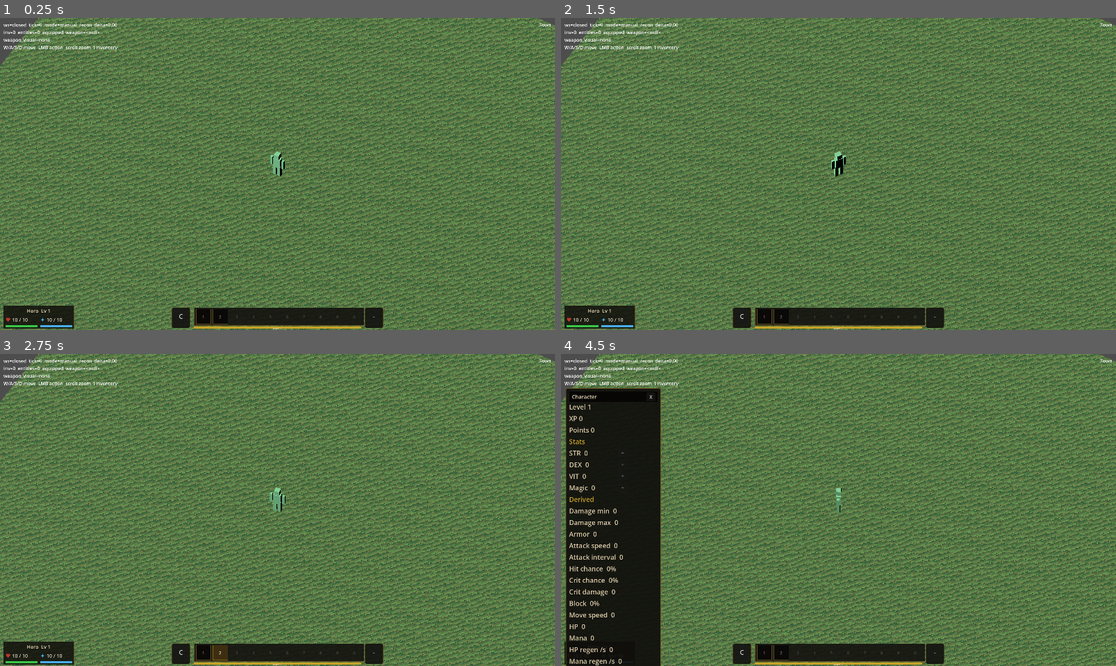
Above: before the commit, frames 1-4 (two rows, left to right).
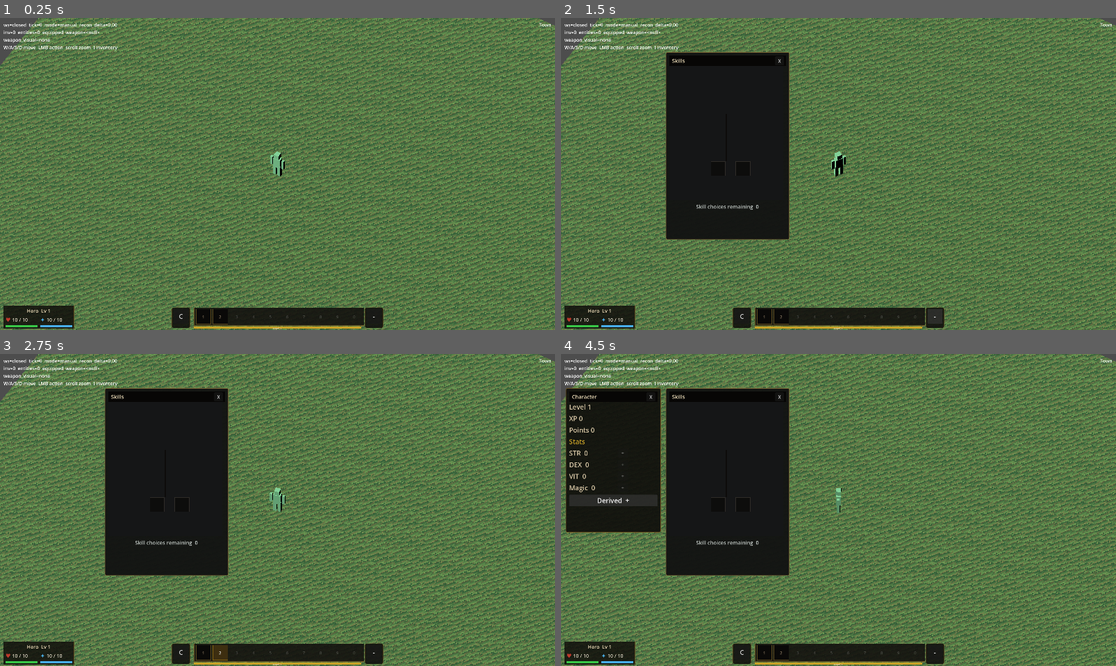
Above: after the commit, the same moments.

Repository: mmandrille/arpg-dev
Game: Godot game, scene res://scenes/main.tscn
Same seed, same stepped clock (60 frames per second), same inputs: the game is played once before the commit and once after it.
Inputs (mouse positions are in pixels of both pictures, inside the frame that each line leads up to):
- Up to frame 1 (0.25 s): no input
- Up to frame 2 (1.5 s): click "1" at 0.5 s; click (932, 317) at 1.25 s, where only the run after the commit has a clickable "-"
- Up to frame 3 (2.75 s): click "2" at 2 s
- Up to frame 4 (4.5 s): click "C" at 2.75 s; click (610, 500) at 3.5 s, where only the run after the commit has a clickable "Derived +"; click (610, 500) at 4.25 s, where only the run after the commit has a clickable "Derived -"

The runs differ from the first frame. In frame 1, less than 0.1% of the frame differs, in the area x 67-68%, y 95-96%; in frame 2, 13%; in frame 3, 13%; in frame 4, 21%, in the area x 0-68%, y 10-100%.

Commit message:
feat(client): improve skill and stats panels

Diff:
--- a/client/scripts/character_stats_panel.gd
+++ b/client/scripts/character_stats_panel.gd
@@ -34,6 +34,9 @@
 var _stat_value_labels: Dictionary = {}
 var _stat_buttons: Dictionary = {}
 var _derived_labels: Dictionary = {}
+var _derived_toggle: Button
+var _derived_container: VBoxContainer
+var _derived_open: bool = false
 
 
 func _ready() -> void:
@@ -78,15 +81,17 @@
 			"disabled": btn == null or btn.disabled,
 		}
 	var derived_labels := {}
-	for key in _derived_labels.keys():
-		var label: Label = _derived_labels.get(key, null)
-		if label != null:
-			derived_labels[key] = label.text
+	if _derived_open:
+		for key in _derived_labels.keys():
+			var label: Label = _derived_labels.get(key, null)
+			if label != null:
+				derived_labels[key] = label.text
 	return {
 		"visible": visible,
 		"progression": progression.duplicate(true),
 		"allocation_enabled": allocation_enabled,
 		"stat_buttons": stat_buttons,
+		"derived_open": _derived_open,
 		"derived_labels": derived_labels,
 		"stat_breakdowns": _breakdowns_by_key(),
 		"window": _panel.get_debug_state() if _panel != null else {},
@@ -103,6 +108,11 @@
 func bot_click_close() -> void:
 	if _panel != null and _panel.close_button() != null:
 		_panel.close_button().pressed.emit()
+
+
+func bot_toggle_derived() -> void:
+	if _derived_toggle != null:
+		_derived_toggle.pressed.emit()
 
 
 func bot_drag_window_by(delta: Vector2) -> void:
@@ -156,11 +166,24 @@
 		_stat_buttons[stat] = btn
 		root.add_child(row)
 
-	root.add_child(_section_label("Derived"))
+	_derived_toggle = Button.new()
+	_derived_toggle.text = "Derived"
+	_derived_toggle.tooltip_text = "Toggle derived stats"
+	_derived_toggle.focus_mode = Control.FOCUS_NONE
+	_derived_toggle.custom_minimum_size = Vector2(180, 28)
+	_derived_toggle.add_theme_font_size_override("font_size", 23)
+	_derived_toggle.add_theme_color_override("font_color", Color("#c9a227"))
+	_derived_toggle.pressed.connect(_toggle_derived_stats)
+	root.add_child(_derived_toggle)
+
+	_derived_container = VBoxContainer.new()
+	_derived_container.add_theme_constant_override("separation", 3)
+	_derived_container.visible = _derived_open
+	root.add_child(_derived_container)
 	for key in DERIVED_LABELS.keys():
 		var label := _value_label()
 		_derived_labels[key] = label
-		root.add_child(label)
+		_derived_container.add_child(label)
 
 	_render()
 
@@ -179,6 +202,10 @@
 		if label != null:
 			label.text = "%s  %d" % [StatLabels.display_name(stat), int(base.get(stat, 0))]
 	var derived: Dictionary = progression.get("derived_stats", {})
+	if _derived_toggle != null:
+		_derived_toggle.text = "Derived  %s" % ("-" if _derived_open else "+")
+	if _derived_container != null:
+		_derived_container.visible = _derived_open
 	for key in DERIVED_LABELS.keys():
 		var label: Label = _derived_labels.get(key, null)
 		if label != null:
@@ -189,6 +216,11 @@
 
 func _on_stat_button_pressed(stat: String) -> void:
 	allocate_stat_requested.emit(stat)
+
+
+func _toggle_derived_stats() -> void:
+	_derived_open = not _derived_open
+	_render()
 
 
 func _render_buttons() -> void:
--- a/client/scripts/inventory_panel.gd
+++ b/client/scripts/inventory_panel.gd
@@ -60,6 +60,7 @@
 var inventory_rows: int = BASE_INVENTORY_ROWS
 var inventory_capacity: int = BASE_INVENTORY_ROWS * BAG_COLUMNS
 var gold: int = 0
+var character_progression: Dictionary = {}
 var item_rules: Dictionary:
 	get: return ItemRulesLoader.item_rules
 var item_templates: Dictionary:
@@ -195,6 +196,10 @@
 
 func set_blacksmith_context(enabled: bool) -> void:
 	_blacksmith_context_enabled = enabled
+
+
+func set_character_progression(next_progression: Dictionary) -> void:
+	character_progression = next_progression.duplicate(true)
 
 
 func ensure_display_visible() -> void:
@@ -868,6 +873,8 @@
 	var item_slot := str(def.get("slot", ""))
 	if item_slot == "ring":
 		return slot == "ring_left" or slot == "ring_right"
+	if slot == "off_hand" and item_slot == "main_hand":
+		return _can_rogue_offhand_weapon(def)
 	return item_slot == slot
 
 
@@ -880,7 +887,15 @@
 		if equipped.get("ring_left", null) == null:
 			return "ring_left"
 		return "ring_right"
+	if item_slot == "main_hand" and _can_rogue_offhand_weapon(def) and equipped.get("main_hand", null) != null and equipped.get("off_hand", null) == null:
+		return "off_hand"
 	return item_slot
+
+
+func _can_rogue_offhand_weapon(def: Dictionary) -> bool:
+	return str(character_progression.get("character_class", "")) == "rogue" \
+		and str(def.get("handedness", "")) == "one_handed" \
+		and str(def.get("attack_mode", "melee")) == "melee"
 
 
 func _is_consumable(item: Dictionary) -> bool:
--- a/client/scripts/main.gd
+++ b/client/scripts/main.gd
@@ -1324,6 +1324,7 @@
 				player_max_mana = int(e["max_mana"])
 			if _health_bar != null:
 				_health_bar.update_mana(player_mana, player_max_mana)
+			_refresh_skill_ui()
 		if e.has("visual_scale"):
 			_apply_local_player_visual_scale(float(e["visual_scale"]))
 		if e.has("effect_ids"):
@@ -3543,6 +3544,8 @@
 		return "dead"
 	if _skill_rank(resolved_skill_id) <= 0:
 		return "skill_not_learned"
+	if player_mana < _skill_mana_cost(resolved_skill_id):
+		return "not_enough_mana"
 	return ""
 
 
@@ -3631,6 +3634,7 @@
 	skill_bar.set_skill_id(selected_skill_id)
 	skill_bar.set_skill_progression(skill_progression)
 	skill_bar.set_skill_cooldowns(skill_cooldowns)
+	skill_bar.set_player_mana(player_mana, player_max_mana)
 	skill_bar.set_interactive(not _skill_cast_blocked(selected_skill_id))
 
 
@@ -3655,6 +3659,8 @@
 
 
 func _refresh_progression_ui() -> void:
+	if inventory_panel != null:
+		inventory_panel.set_character_progression(character_progression)
 	if character_stats_panel != null:
 		character_stats_panel.set_progression(character_progression)
 		character_stats_panel.set_allocation_enabled(not _stat_allocation_blocked())
@@ -3682,6 +3688,7 @@
 	if skills_panel != null:
 		skills_panel.set_interactive(not _skill_allocation_blocked())
 	if skill_bar != null:
+		skill_bar.set_player_mana(player_mana, player_max_mana)
 		skill_bar.set_interactive(not _skill_cast_blocked(str(skill_bar.get_debug_state().get("skill_id", ""))))
 
 
@@ -3823,6 +3830,16 @@
 func _skill_rank(skill_id: String) -> int:
 	var row := _skill_progression_row(skill_id)
 	return int(row.get("rank", 0))
+
+
+func _skill_mana_cost(skill_id: String) -> int:
+	var rank := _skill_rank(skill_id)
+	if rank <= 0:
+		return 0
+	var def := SkillRulesLoader.skill_definition(skill_id)
+	var cost: Dictionary = def.get("cost", {})
+	var mana: Dictionary = cost.get("mana", {})
+	return maxi(0, int(mana.get("base", 0)) + int(mana.get("per_rank", 0)) * maxi(0, rank - 1))
 
 
 func _skill_progression_row(skill_id: String) -> Dictionary:
--- a/client/scripts/skill_bar.gd
+++ b/client/scripts/skill_bar.gd
@@ -12,12 +12,15 @@
 var _skill_id: String = ""
 var _rank: int = 0
 var _max_rank: int = 0
+var _current_mana: int = 0
+var _max_mana: int = 0
 var _remaining_ticks: float = 0.0
 var _total_ticks: int = 0
 var _panel: PanelContainer
 var _slot: Button
 var _slot_icon
 var _badge: Label
+var _mana_cost_label: Label
 var _cooldown: ProgressBar
 var _flash_timer: float = 0.0
 var _flash_color := Color("#f0dfbb")
@@ -79,6 +82,12 @@
 	_render()
 
 
+func set_player_mana(current_mana: int, max_mana: int) -> void:
+	_current_mana = maxi(0, current_mana)
+	_max_mana = maxi(0, max_mana)
+	_render()
+
+
 func set_interactive(enabled: bool) -> void:
 	_interactive = enabled
 	_render()
@@ -93,7 +102,7 @@
 
 
 func use_slot() -> void:
-	if not _slot_enabled():
+	if not _cast_enabled():
 		return
 	cast_skill_requested.emit(_current_skill_id())
 
@@ -107,8 +116,14 @@
 		"unspent_skill_points": _unspent_skill_points(),
 		"upgrade_badge_visible": _badge.visible if _badge != null else false,
 		"upgrade_badge_text": _badge.text if _badge != null else "",
-		"enabled": _slot_enabled(),
-		"disabled": not _slot_enabled(),
+		"enabled": _cast_enabled(),
+		"disabled": not _cast_enabled(),
+		"greyed": _is_greyed(),
+		"mana": _current_mana,
+		"mana_cost": _mana_cost(),
+		"mana_cost_visible": _mana_cost_label.visible if _mana_cost_label != null else false,
+		"mana_cost_text": _mana_cost_label.text if _mana_cost_label != null else "",
+		"not_enough_mana": _rank > 0 and _current_mana < _mana_cost(),
 		"remaining_ticks": int(ceil(_remaining_ticks)),
 		"total_ticks": _total_ticks,
 		"cooldown_fraction": _cooldown_fraction(),
@@ -152,6 +167,9 @@
 	_badge = _make_upgrade_badge()
 	_slot.add_child(_badge)
 
+	_mana_cost_label = _make_mana_cost_label()
+	_slot.add_child(_mana_cost_label)
+
 	_cooldown = ProgressBar.new()
 	_cooldown.min_value = 0.0
 	_cooldown.max_value = 1.0
@@ -173,19 +191,28 @@
 func _render() -> void:
 	if _slot == null or _cooldown == null:
 		return
-	_slot.disabled = not _interactive
+	_slot.disabled = false
 	_slot.text = "-" if _rank <= 0 else ""
 	_slot.tooltip_text = _tooltip_text(_current_skill_id())
 	if _slot_icon != null:
 		_slot_icon.visible = _rank > 0
 		_slot_icon.configure(_current_skill_id(), SkillRulesLoader.skill_presentation(_current_skill_id()))
+		_slot_icon.modulate = Color(0.38, 0.38, 0.38, 0.72) if _is_greyed() else Color.WHITE
+	if _mana_cost_label != null:
+		_mana_cost_label.visible = _rank > 0
+		_mana_cost_label.text = str(_mana_cost())
+		_mana_cost_label.modulate = Color("#8a8a8a") if _current_mana < _mana_cost() else Color("#9fe4ff")
 	if _badge != null:
 		_badge.visible = _unspent_skill_points() > 0
 	_cooldown.value = _cooldown_fraction()
 
 
-func _slot_enabled() -> bool:
-	return _interactive and _rank > 0 and _remaining_ticks <= 0.0
+func _cast_enabled() -> bool:
+	return _interactive and _rank > 0 and _remaining_ticks <= 0.0 and _current_mana >= _mana_cost()
+
+
+func _is_greyed() -> bool:
+	return _rank > 0 and (not _interactive or _remaining_ticks > 0.0 or _current_mana < _mana_cost())
 
 
 func _cooldown_fraction() -> float:
@@ -230,6 +257,13 @@
 
 func _tooltip_text(skill_id: String) -> String:
 	return "%s\n%s" % [_skill_name(skill_id), SkillRulesLoader.skill_summary(skill_id)]
+
+
+func _mana_cost() -> int:
+	var def := SkillRulesLoader.skill_definition(_current_skill_id())
+	var cost: Dictionary = def.get("cost", {})
+	var mana: Dictionary = cost.get("mana", {})
+	return maxi(0, int(mana.get("base", 0)) + int(mana.get("per_rank", 0)) * maxi(0, _rank - 1))
 
 
 func _flash(color: Color) -> void:
@@ -254,6 +288,22 @@
 	badge.add_theme_constant_override("shadow_offset_x", 1)
 	badge.add_theme_constant_override("shadow_offset_y", 1)
 	return badge
+
+
+func _make_mana_cost_label() -> Label:
+	var label := Label.new()
+	label.text = ""
+	label.mouse_filter = Control.MOUSE_FILTER_IGNORE
+	label.horizontal_alignment = HORIZONTAL_ALIGNMENT_RIGHT
+	label.vertical_alignment = VERTICAL_ALIGNMENT_BOTTOM
+	label.position = Vector2(24.0, 29.0)
+	label.size = Vector2(24.0, 18.0)
+	label.add_theme_font_size_override("font_size", 14)
+	label.add_theme_color_override("font_color", Color("#9fe4ff"))
+	label.add_theme_color_override("font_shadow_color", Color(0.0, 0.0, 0.0, 0.9))
+	label.add_theme_constant_override("shadow_offset_x", 1)
+	label.add_theme_constant_override("shadow_offset_y", 1)
+	return label
 
 
 func _panel_style() -> StyleBoxFlat:
--- a/client/scripts/skills_panel.gd
+++ b/client/scripts/skills_panel.gd
@@ -6,11 +6,11 @@
 const SkillIconScript := preload("res://scripts/skill_icon.gd")
 const DraggableWindowScript := preload("res://scripts/draggable_window.gd")
 
-const SKILL_BLOCK_SIZE := Vector2(64, 64)
-const SKILL_ICON_SIZE := Vector2(48, 48)
-const SKILL_TREE_ORIGIN := Vector2(18, 54)
-const SKILL_TREE_SPACING := Vector2(74, 98)
-const SKILL_TREE_WIDTH := 304.0
+const SKILL_BLOCK_SIZE := Vector2(83, 83)
+const SKILL_ICON_SIZE := Vector2(62, 62)
+const SKILL_TREE_ORIGIN := Vector2(23, 70)
+const SKILL_TREE_SPACING := Vector2(96, 127)
+const SKILL_TREE_WIDTH := 395.0
 const SKILL_TOOLTIP_SIZE := Vector2(208, 178)
 const SKILL_TOOLTIP_GAP := 8.0
 
@@ -176,9 +176,9 @@
 func _build() -> void:
 	set_anchors_preset(Control.PRESET_FULL_RECT)
 	_panel = DraggableWindowScript.new()
-	_panel.custom_minimum_size = Vector2(330, 500)
+	_panel.custom_minimum_size = Vector2(429, 650)
 	_panel.position = Vector2(362, 118)
-	_panel.configure("Skills", Vector2(304, 436))
+	_panel.configure("Skills", Vector2(395, 567))
 	_panel.set_layout_key("skills")
 	_panel.mouse_filter = Control.MOUSE_FILTER_STOP
 	_panel.add_theme_stylebox_override("panel", _panel_style())
@@ -187,28 +187,28 @@
 
 	var root := VBoxContainer.new()
 	root.add_theme_constant_override("separation", 10)
-	root.custom_minimum_size = Vector2(304, 436)
+	root.custom_minimum_size = Vector2(395, 567)
 	_panel.set_content(root)
 
 	var tree := Control.new()
-	tree.custom_minimum_size = Vector2(304, 356)
+	tree.custom_minimum_size = Vector2(395, 463)
 	tree.mouse_filter = Control.MOUSE_FILTER_IGNORE
 	root.add_child(tree)
 
 	var backdrop := ColorRect.new()
 	backdrop.color = Color("#151617")
-	backdrop.custom_minimum_size = Vector2(304, 356)
+	backdrop.custom_minimum_size = Vector2(395, 463)
 	backdrop.mouse_filter = Control.MOUSE_FILTER_IGNORE
 	tree.add_child(backdrop)
 
 	var line := ColorRect.new()
 	line.color = Color(0.05, 0.045, 0.04, 0.95)
-	line.position = Vector2(151, 126)
-	line.custom_minimum_size = Vector2(4, 126)
+	line.position = Vector2(196, 164)
+	line.custom_minimum_size = Vector2(5, 164)
 	line.mouse_filter = Control.MOUSE_FILTER_IGNORE
 	tree.add_child(line)
-	_add_disabled_slot(tree, Vector2(111, 252))
-	_add_disabled_slot(tree, Vector2(176, 252))
+	_add_disabled_slot(tree, Vector2(144, 328))
+	_add_disabled_slot(tree, Vector2(229, 328))
 
 	for raw_skill_id in _tree_skill_ids():
 		var skill_id := str(raw_skill_id)
@@ -227,21 +227,21 @@
 		_skill_blocks[skill_id] = skill_block
 
 		var icon = SkillIconScript.new()
-		icon.position = Vector2(8, 8)
+		icon.position = Vector2(10, 10)
 		icon.size = SKILL_ICON_SIZE
 		icon.configure(skill_id, _skill_presentation(skill_id))
 		skill_block.add_child(icon)
 		_skill_icons[skill_id] = icon
 
 		var assigned_key_label := _badge_label("")
-		assigned_key_label.position = Vector2(39, 45)
-		assigned_key_label.custom_minimum_size = Vector2(25, 19)
+		assigned_key_label.position = Vector2(53, 64)
+		assigned_key_label.custom_minimum_size = Vector2(30, 19)
 		skill_block.add_child(assigned_key_label)
 		_assigned_key_labels[skill_id] = assigned_key_label
 
 		var rank_label := _badge_label("")
-		rank_label.position = Vector2(0, 45)
-		rank_label.custom_minimum_size = Vector2(36, 19)
+		rank_label.position = Vector2(0, 64)
+		rank_label.custom_minimum_size = Vector2(45, 19)
 		skill_block.add_child(rank_label)
 		_skill_rank_labels[skill_id] = rank_label
 
@@ -695,7 +695,7 @@
 func _add_disabled_slot(parent: Control, position: Vector2) -> void:
 	var slot := PanelContainer.new()
 	slot.position = position
-	slot.custom_minimum_size = Vector2(40, 40)
+	slot.custom_minimum_size = Vector2(52, 52)
 	slot.mouse_filter = Control.MOUSE_FILTER_IGNORE
 	slot.add_theme_stylebox_override("panel", _disabled_slot_style())
 	parent.add_child(slot)
--- a/client/tests/test_coop_client.gd
+++ b/client/tests/test_coop_client.gd
@@ -482,6 +482,11 @@
 		},
 	})
 	var state: Dictionary = panel.get_debug_state()
+	_assert_true("derived stats closed by default", not bool(state.get("derived_open", true)))
+	_assert_eq("derived labels hidden by default", (state.get("derived_labels", {}) as Dictionary).size(), 0)
+	panel.bot_toggle_derived()
+	state = panel.get_debug_state()
+	_assert_true("derived stats toggle opens", bool(state.get("derived_open", false)))
 	var labels: Dictionary = state.get("derived_labels", {})
 	_assert_eq("hit chance displays percent", str(labels.get("hit_chance", "")), "Hit chance  50%")
 	_assert_eq("crit chance displays percent", str(labels.get("crit_chance", "")), "Crit chance  6%")
--- a/client/tests/test_skill_bar.gd
+++ b/client/tests/test_skill_bar.gd
@@ -46,15 +46,26 @@
 		"unspent_skill_points": 1,
 		"skills": _skill_rows(1),
 	})
+	bar.set_player_mana(10, 10)
 	state = bar.get_debug_state()
 	_assert_true("skill upgrade badge visible with points", bool(state.get("upgrade_badge_visible", false)))
 	_assert_eq("skill upgrade badge text", str(state.get("upgrade_badge_text", "")), "+")
 	_assert_true("ranked skill enabled", bool(state.get("enabled", false)))
 	_assert_eq("ranked slot uses icon control", str(state.get("slot_text", "")), "")
 	_assert_eq("magic bolt icon shape", str(state.get("icon_shape", "")), "orb_projectile")
+	_assert_true("mana cost badge visible", bool(state.get("mana_cost_visible", false)))
+	_assert_eq("magic bolt mana cost badge", str(state.get("mana_cost_text", "")), "1")
 	bar.use_slot()
 	_assert_eq("cast signal count", emitted.size(), 1)
 	_assert_eq("cast signal skill", str(emitted[0]), "magic_bolt")
+	bar.set_player_mana(0, 10)
+	state = bar.get_debug_state()
+	_assert_false("no mana disables cast", bool(state.get("enabled", true)))
+	_assert_true("no mana greys skill", bool(state.get("greyed", false)))
+	_assert_true("no mana debug state", bool(state.get("not_enough_mana", false)))
+	bar.use_slot()
+	_assert_eq("no mana does not cast", emitted.size(), 1)
+	bar.set_player_mana(10, 10)
 	bar.set_skill_id("heal")
 	bar.set_skill_progression({
 		"unspent_skill_points": 0,
@@ -73,6 +84,7 @@
 	bar.set_skill_cooldowns([{"skill_id": "magic_bolt", "remaining_ticks": 40, "total_ticks": 40}])
 	state = bar.get_debug_state()
 	_assert_false("cooldown disables slot", bool(state.get("enabled", true)))
+	_assert_true("cooldown greys skill", bool(state.get("greyed", false)))
 	_assert_eq("cooldown remaining", int(state.get("remaining_ticks", -1)), 40)
 	_assert_eq("cooldown total", int(state.get("total_ticks", -1)), 40)
 	_assert_true("cooldown fraction full", float(state.get("cooldown_fraction", 0.0)) > 0.99)
--- a/client/tests/test_skills_panel.gd
+++ b/client/tests/test_skills_panel.gd
@@ -46,8 +46,8 @@
 	panel.ensure_display_visible()
 	var state := panel.get_debug_state()
 	_assert_true("panel visible", bool(state.get("visible", false)))
-	_assert_eq("panel width matches stats", int(panel._panel.custom_minimum_size.x), 330)
-	_assert_eq("panel height matches stats", int(panel._panel.custom_minimum_size.y), 500)
+	_assert_eq("panel width is 30 percent larger", int(panel._panel.custom_minimum_size.x), 429)
+	_assert_eq("panel height is 30 percent larger", int(panel._panel.custom_minimum_size.y), 650)
 	var window: Dictionary = state.get("window", {})
 	_assert_eq("skills window title", str(window.get("title", "")), "Skills")
 	_assert_true("skills window has close button", bool(window.get("close_visible", false)))
@@ -147,8 +147,8 @@
 	_assert_true("paladin heal block exists", heal_block != null)
 	_assert_true("paladin holy shield block exists", holy_shield_block != null)
 	if heal_block != null and holy_shield_block != null:
-		_assert_true("paladin third-column skill reflows into compact row", heal_block.position.x <= 120.0)
-		_assert_true("paladin fourth-column skill remains inside tree", holy_shield_block.position.x + holy_shield_block.size.x <= 304.0)
+		_assert_true("paladin third-column skill reflows into compact row", heal_block.position.x <= 160.0)
+		_assert_true("paladin fourth-column skill remains inside tree", holy_shield_block.position.x + holy_shield_block.size.x <= 395.0)
 	_assert_eq("rankable paladin skill is highlighted", str(((state.get("skills", {}) as Dictionary).get("heal", {}) as Dictionary).get("visual_state", "")), "highlight")
 
 	panel.set_character_progression({
--- a/client/tests/test_stash_panel.gd
+++ b/client/tests/test_stash_panel.gd
@@ -136,6 +136,9 @@
 	_assert_eq("corpse drag to bag item", str(inventory_emitted[1]["payload"].get("item_instance_id", "")), "dead_item_1")
 	_assert_true("test equip slot kind recognized", inventory_panel._slot_kind_is_equipment("equip:main_hand"))
 	_assert_true("test stash item can equip to main hand", inventory_panel._item_can_equip_to(stash_items[0], "main_hand"))
+	_assert_false("non-rogue cannot equip main-hand weapon to off hand", inventory_panel._item_can_equip_to(inventory[0], "off_hand"))
+	inventory_panel.set_character_progression({"character_class": "rogue"})
+	_assert_true("rogue can equip one-handed weapon to off hand", inventory_panel._item_can_equip_to(inventory[0], "off_hand"))
 	inventory_panel._handle_drop_on_slot("equip:main_hand", {
 		"source": "stash",
 		"stash_entity_id": "1005",
